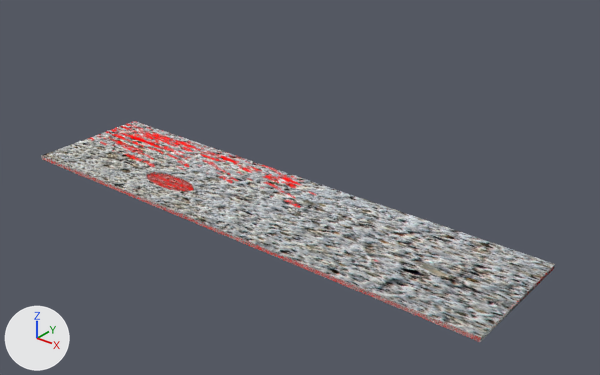
A saved change to the Blender file Prototypes/Gang/gang_comb.blend.
Both versions are drawn from a camera (50 mm lens) standing at (10.75, -12.23, 8.3) and looking at (0.78, 0.23, 0.57). Every picture has the same lights, and +X, +Y and +Z are marked at lower left. Mesh edges are drawn as thin lines on the coarser meshes.

Names of what the first picture shows: 'Blood', 'Floor'.
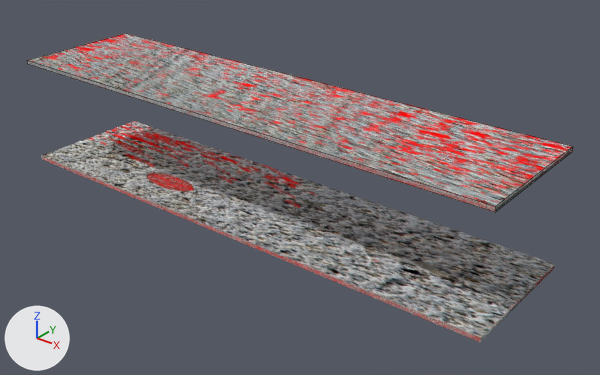
What changed in the scene script:
```text
Add me_cube_003:
    me_cube_003.from_pydata(...)  # a box spanning x -1.0..1.0, y -1.0..1.0, z -1.0..1.0
    for i in [0, 1, 3, 4]: me_cube_003.polygons[i].use_smooth = True
    me_cube_003.materials.append(mat_floor)  # picture img_floor_png
Add ob_ceiling:
    ob_ceiling = bpy.data.objects.new('Ceiling', me_cube_003)
    ob_ceiling.location = (0.0, 0.0, 2.43)
    ob_ceiling.scale = (6.0, 1.5, 0.05)
```

Pixel boxes [x1, y1, x2, y2] of what changed, in the pictures (600 x 375 px):
'Ceiling', added: after [27, 33, 573, 212]
